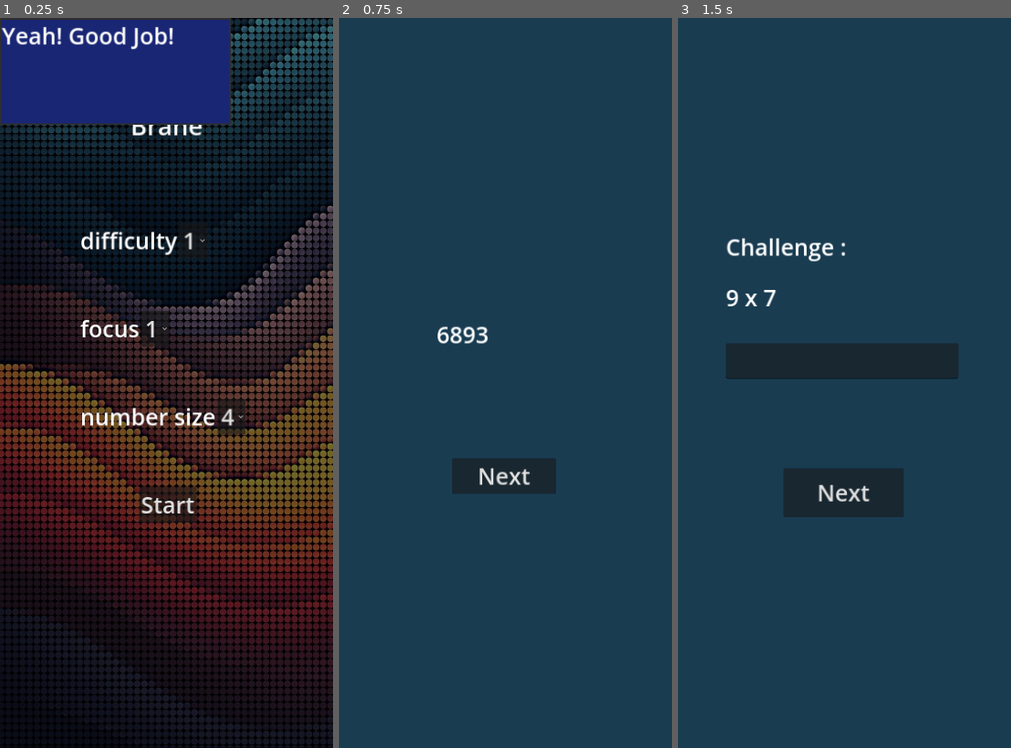
Above: before the commit, frames 1-3 (left to right).
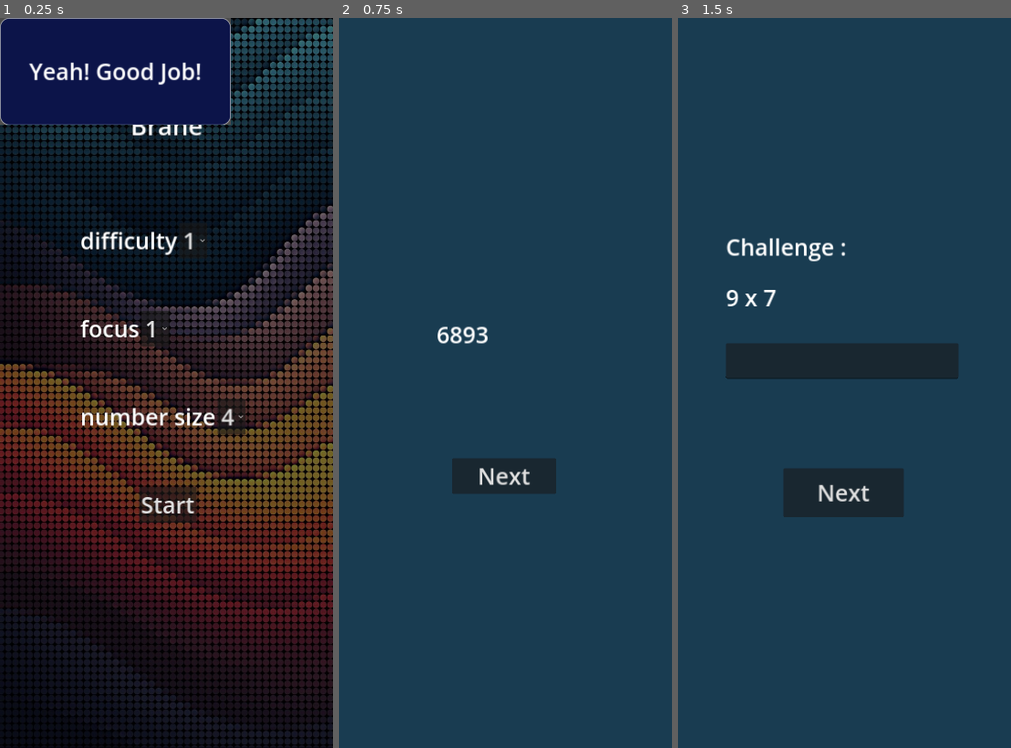
Above: after the commit, the same moments.

Repository: Zabardast/brane
Game: Godot game, scene res://main.tscn
The game is run twice, just before and just after one commit, with the same random seed, the same clock (stepped at 60 frames per second) and the same inputs.
Inputs:
- Up to frame 1 (0.25 s): no input
- Up to frame 2 (0.75 s): click "Start" at 0.5 s
- Up to frame 3 (1.5 s): click "Next" at 1.25 s

The runs differ from the first frame. In frame 1, 10% of the frame differs, in the area x 0-70%, y 0-15%; in frame 2, nothing differs; in frame 3, nothing differs.

Commit message:
🎨: better bravo message

Diff:
--- a/main.tscn
+++ b/main.tscn
@@ -1,10 +1,22 @@
-[gd_scene load_steps=6 format=3 uid="uid://s56g7unpo78"]
+[gd_scene load_steps=7 format=3 uid="uid://s56g7unpo78"]
 
 [ext_resource type="Script" path="res://main.gd" id="1_l1iry"]
 [ext_resource type="PackedScene" uid="uid://3r8vht8t5e7a" path="res://menu.tscn" id="1_nbcsh"]
 [ext_resource type="PackedScene" uid="uid://ju0puuqa2vbk" path="res://memory.tscn" id="3_ckqq2"]
 [ext_resource type="PackedScene" uid="uid://c0uww8qnpuwuu" path="res://challenge_loop.tscn" id="4_mx3r3"]
 [ext_resource type="PackedScene" uid="uid://wp6vf2v07cvq" path="res://remember.tscn" id="5_p4ecc"]
+
+[sub_resource type="StyleBoxFlat" id="StyleBoxFlat_n6w6t"]
+bg_color = Color(0.0470588, 0.0784314, 0.286275, 1)
+border_width_left = 2
+border_width_top = 2
+border_width_right = 2
+border_width_bottom = 2
+border_blend = true
+corner_radius_top_left = 20
+corner_radius_top_right = 20
+corner_radius_bottom_right = 20
+corner_radius_bottom_left = 20
 
 [node name="Main" type="Control"]
 layout_mode = 3
@@ -50,28 +62,26 @@
 [node name="PopupPanel" type="PopupPanel" parent="."]
 size = Vector2i(506, 235)
 visible = true
+theme_override_styles/panel = SubResource("StyleBoxFlat_n6w6t")
 
-[node name="ColorRect2" type="ColorRect" parent="PopupPanel"]
-offset_left = 4.0
-offset_top = 4.0
-offset_right = 502.0
-offset_bottom = 231.0
-color = Color(0.0977064, 0.148248, 0.456813, 1)
+[node name="CanvasLayer" type="CanvasLayer" parent="PopupPanel"]
 
-[node name="Label" type="Label" parent="PopupPanel"]
+[node name="Label" type="Label" parent="PopupPanel/CanvasLayer"]
 anchors_preset = 8
 anchor_left = 0.5
 anchor_top = 0.5
 anchor_right = 0.5
 anchor_bottom = 0.5
-offset_left = 4.0
-offset_top = 4.0
-offset_right = 502.0
-offset_bottom = 231.0
+offset_left = -249.0
+offset_top = -113.5
+offset_right = 249.0
+offset_bottom = 113.5
 grow_horizontal = 2
 grow_vertical = 2
 size_flags_horizontal = 4
 theme_override_font_sizes/font_size = 50
 text = "Yeah! Good Job!"
+horizontal_alignment = 1
+vertical_alignment = 1
 
 [connection signal="mouse_entered" from="PopupPanel" to="." method="_hide_popup"]
